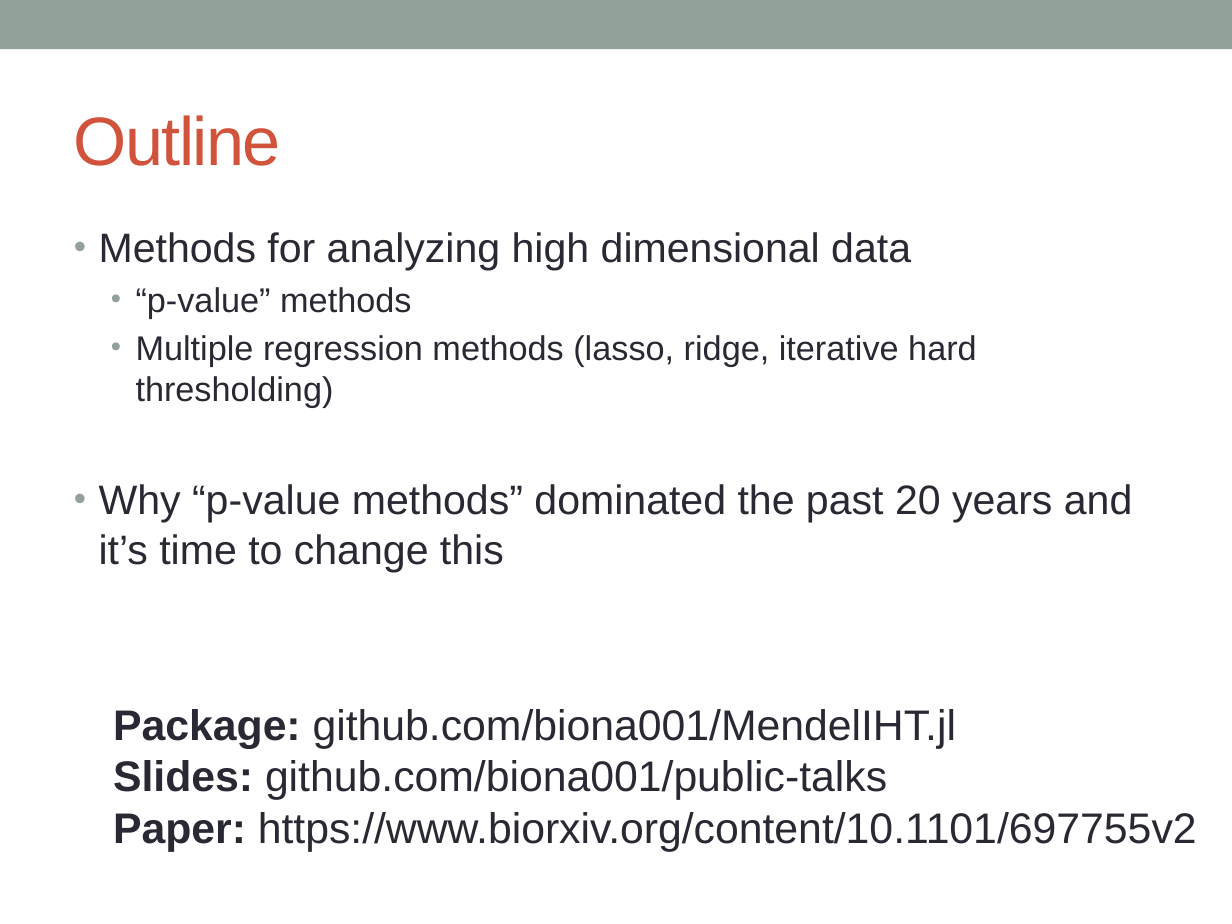
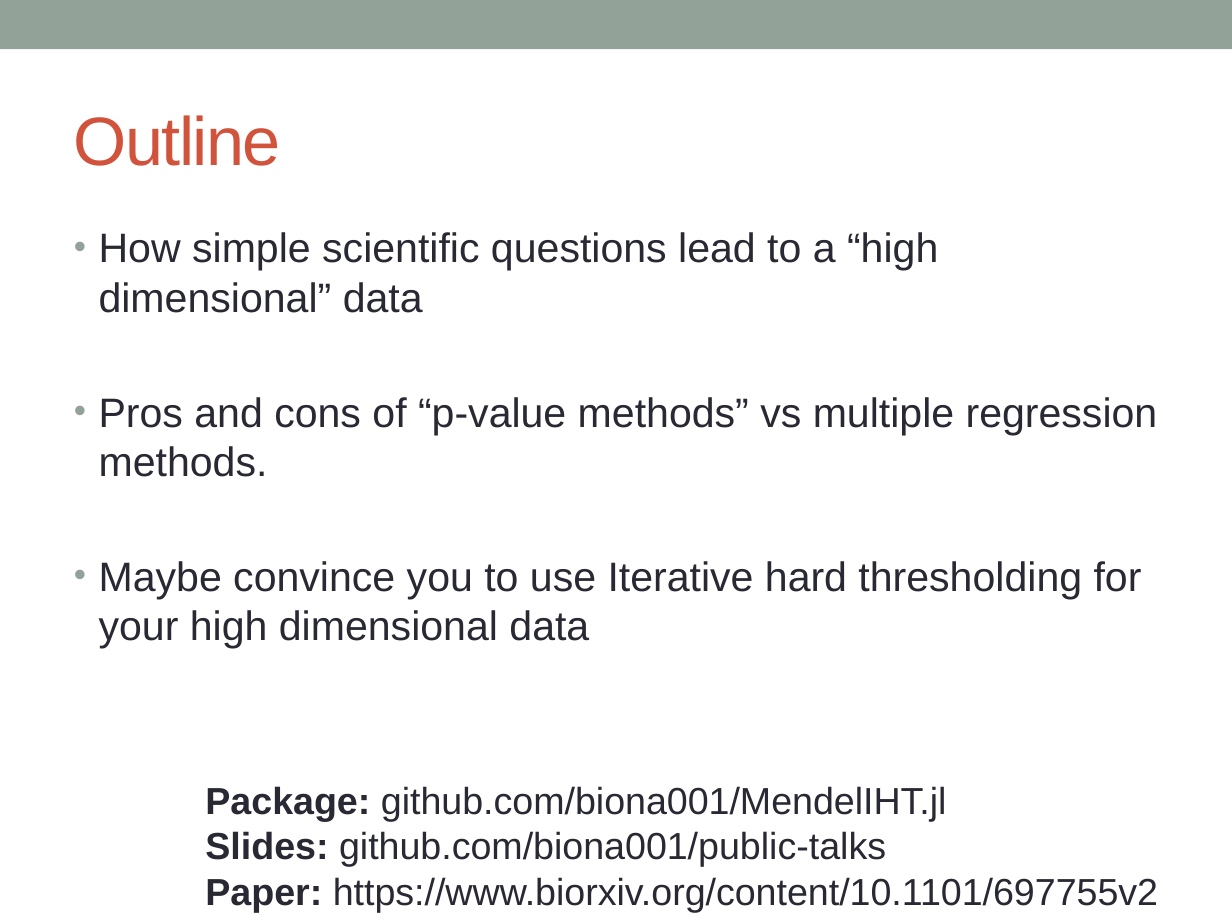
Before and after one commit to biona001/public-talks, a slide deck: slide 3 of QCBio luncheon 2020/Presentation1.pptx. Drawn at 1232x924 pixels with LibreOffice and Linux fonts; fonts in the diff are those of the drawing. Boxes give left, top, right and bottom in pixels: in the first picture for what was removed or moved away, otherwise in the second. Text is boxed around its words. In the diff, an @@ line names an element or a change of style, - is before the commit and + after.

Commit message:
QCBio: added slides up to multiple regression

```diff
--- a/QCBio luncheon 2020/Presentation1.pptx
+++ b/QCBio luncheon 2020/Presentation1.pptx
@@ text at bbox=[99, 232, 1158, 648]: text changed @@
-• Methods for analyzing high dimensional data
-  • “p-value” methods
-  • Multiple regression methods (lasso, ridge, iterative hard thresholding)
-• Why “p-value methods” dominated the past 20 years and it’s time to change this
+• How simple scientific questions lead to a “high dimensional” data
+• Pros and cons of “p-value methods” vs multiple regression methods.
+• Maybe convince you to use Iterative hard thresholding for your high dimensional data
@@ text "Package: github.com/biona001/MendelIHT.jl": place and size @@
-text "Package: github.com/biona001/MendelIHT.jl" at bbox=[113, 709, 1197, 851]
+text "Package: github.com/biona001/MendelIHT.jl" at bbox=[205, 786, 1158, 912]
@@ text "Package: github.com/biona001/MendelIHT.jl" at bbox=[205, 786, 1158, 912]: size 25 to 22 pt @@
```
Also in this commit, not shown: 1 other slide changed, 9 slides added, 4 other files.
